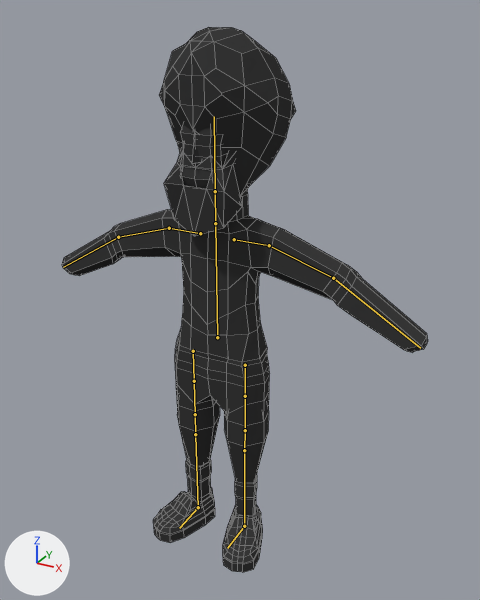
One commit to the Blender file Assets/Modls/Character/Shoe.blend: the scene before it, then after it.
One viewpoint serves both versions: a 50 mm camera at (8.71, -14.8, 14.98) aimed at (1.07, -0.91, 8.04). The axes (+X, +Y, +Z) are drawn at lower left. The lights are the same throughout. The bones that bend it are drawn over the model as lines. Mesh edges are drawn as thin lines.

In view in the first picture: 'Pelo_Icosphere.002'.
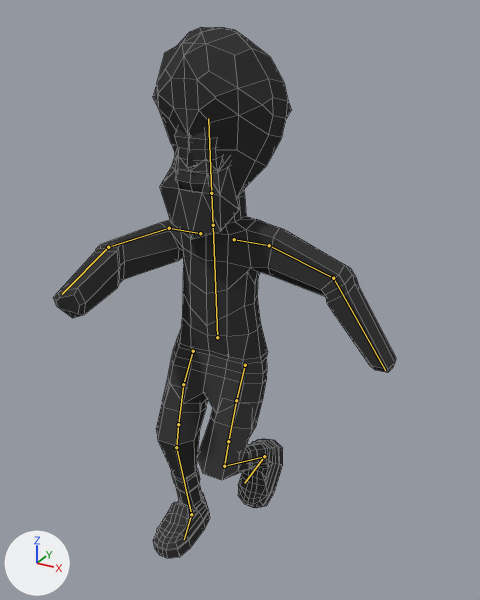
The newer file adds an action. The first version stands in its rest pose; the second is drawn at frame 15 of the action 'walkWhileCarrying'.

What the commit changed:
Bone 'Bone' (bone_bone) turns from (0, 0, 0) to (0, 0, 28) degrees about its own x, y and z.
Bone 'Bone.001' (bone_bone_001) turns from (0, 0, 0) to (0, 0, -4) degrees about its own x, y and z.
Bone 'Bone.002' (bone_bone_002) turns from (0, 0, 0) to (0, 0, -5) degrees about its own x, y and z.
Bone 'Bone.003' (bone_bone_003) turns from (0, 0, 0) to (0, 0, -81) degrees about its own x, y and z.
Bone 'Bone.017' (bone_bone_017) turns from (0, 0, 0) to (-8, 2, 22) degrees about its own x, y and z.
Bone 'Bone.004' (bone_bone_004) turns from (0, 0, 0) to (0, 0, 33) degrees about its own x, y and z.
Bone 'Bone.005' (bone_bone_005) turns from (0, 0, 0) to (-2, 0, -13) degrees about its own x, y and z.
Bone 'Bone.006' (bone_bone_006) turns from (0, 0, 0) to (0, 0, -5) degrees about its own x, y and z.
Bone 'Bone.007' (bone_bone_007) turns from (0, 0, 0) to (0, 0, -25) degrees about its own x, y and z.
Bone 'Bone.018' (bone_bone_018) turns from (0, 0, 0) to (-7, 1, -20) degrees about its own x, y and z.
Bone 'Bone.008' (bone_bone_008) turns from (0, 0, 0) to (0, 0, 2) degrees about its own x, y and z.
Bone 'Bone.013' (bone_bone_013) turns from (0, 0, 0) to (25, 2, 1) degrees about its own x, y and z.
Bone 'Bone.015' (bone_bone_015) turns from (0, 0, 0) to (7, 72, 73) degrees about its own x, y and z.
Bone 'Bone.016' (bone_bone_016) turns from (0, 0, 0) to (-25, -2, 1) degrees about its own x, y and z.

Where the change shows, as pixel boxes [x1, y1, x2, y2] in the pictures (480 x 600 px):
'Pelo_Icosphere.002', posed (6% narrower): before [62, 27, 428, 572]; after [53, 27, 396, 558]
bone 'Bone', root to tip: before (245, 365) to (245, 396); after (245, 365) to (236, 400)
bone 'Bone.001', root to tip: before (245, 396) to (245, 430); after (236, 400) to (228, 441)
bone 'Bone.002', root to tip: before (245, 430) to (244, 450); after (228, 441) to (224, 466)
bone 'Bone.003', root to tip: before (244, 450) to (244, 526); after (224, 466) to (264, 456)
bone 'Bone.017', root to tip: before (244, 526) to (227, 548); after (264, 456) to (244, 483)
bone 'Bone.004', root to tip: before (193, 351) to (194, 381); after (193, 351) to (183, 384)
bone 'Bone.005', root to tip: before (194, 381) to (195, 414); after (183, 384) to (178, 424)
bone 'Bone.006', root to tip: before (195, 414) to (195, 434); after (178, 424) to (176, 447)
bone 'Bone.007', root to tip: before (195, 434) to (198, 507); after (176, 447) to (191, 514)
bone 'Bone.018', root to tip: before (198, 507) to (179, 528); after (191, 514) to (184, 539)
bone 'Bone.008', root to tip: before (217, 337) to (215, 223); after (217, 337) to (213, 225)
bone 'Bone.013', root to tip: before (333, 278) to (420, 348); after (333, 278) to (385, 370)
bone 'Bone.015', root to tip: before (169, 228) to (118, 237); after (169, 228) to (108, 247)
bone 'Bone.016', root to tip: before (118, 237) to (63, 267); after (108, 247) to (62, 294)
